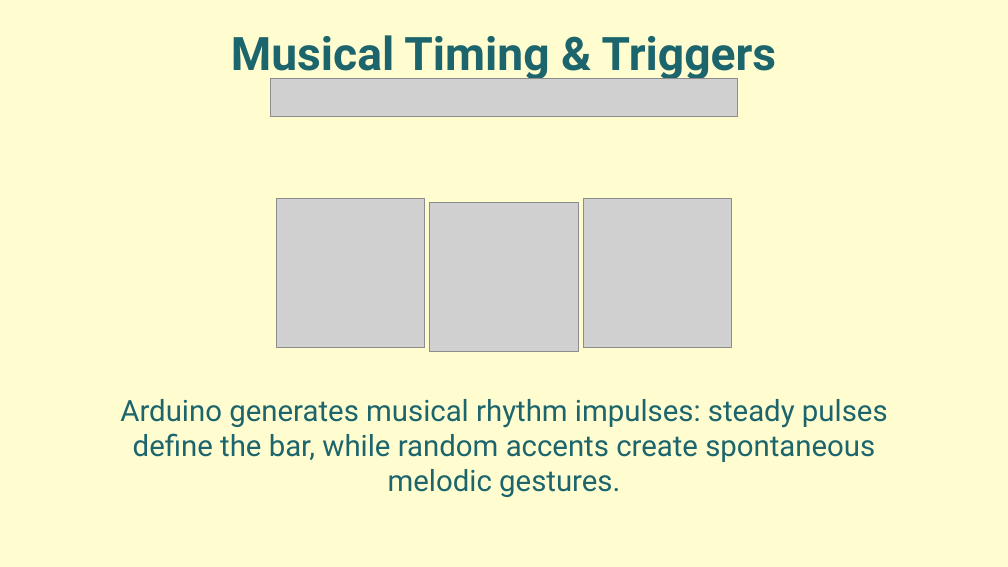
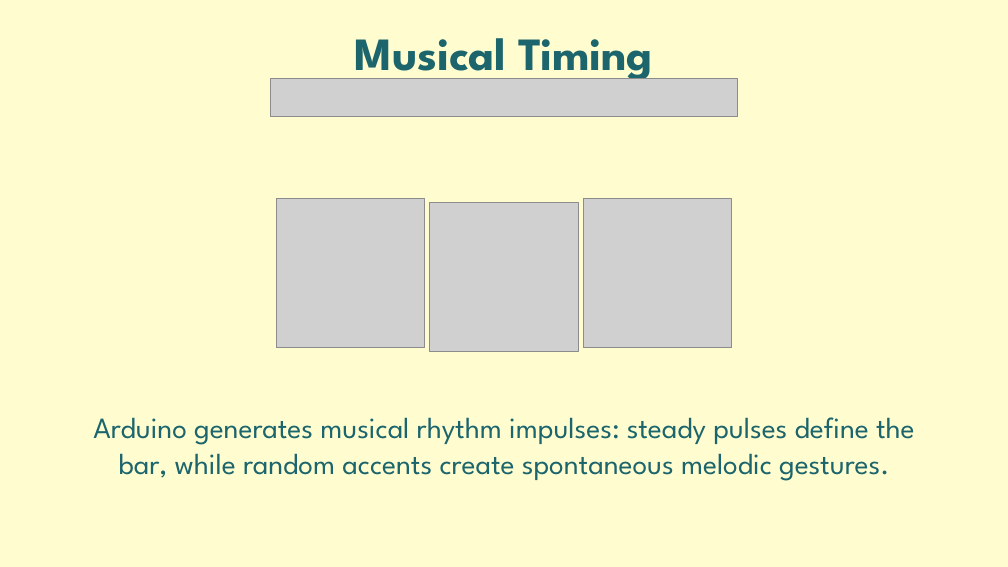
Before and after one commit to Ciorpy/G.A.I.A.-CMLS-2025, a slide deck: slide 9 of GAIA.pptx. Drawn at 1008x567 pixels with LibreOffice and Linux fonts; fonts in the diff are those of the drawing; grey boxes stand for pictures. Boxes give left, top, right and bottom in pixels: in the first picture for what was removed or moved away, otherwise in the second. Text is boxed around its words. In the diff, an @@ line names an element or a change of style, - is before the commit and + after.

```diff
--- a/GAIA.pptx
+++ b/GAIA.pptx
@@ text at [355, 38, 653, 84]: text changed; font Roboto to League Spartan @@
-Musical Timing & Triggers
+Musical Timing
@@ text "Arduino generates musical rhythm impulses: ..." at [93, 417, 915, 481]: font Roboto to League Spartan @@
```
Also in this commit, not shown: 29 other slides changed.
